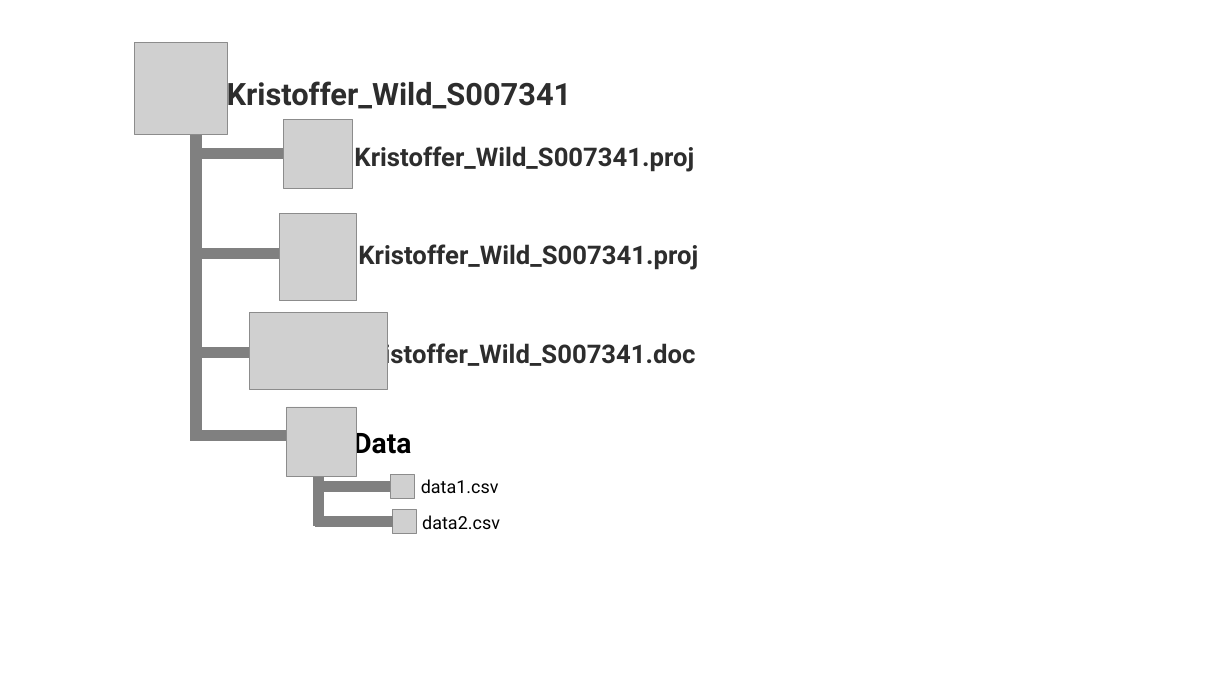
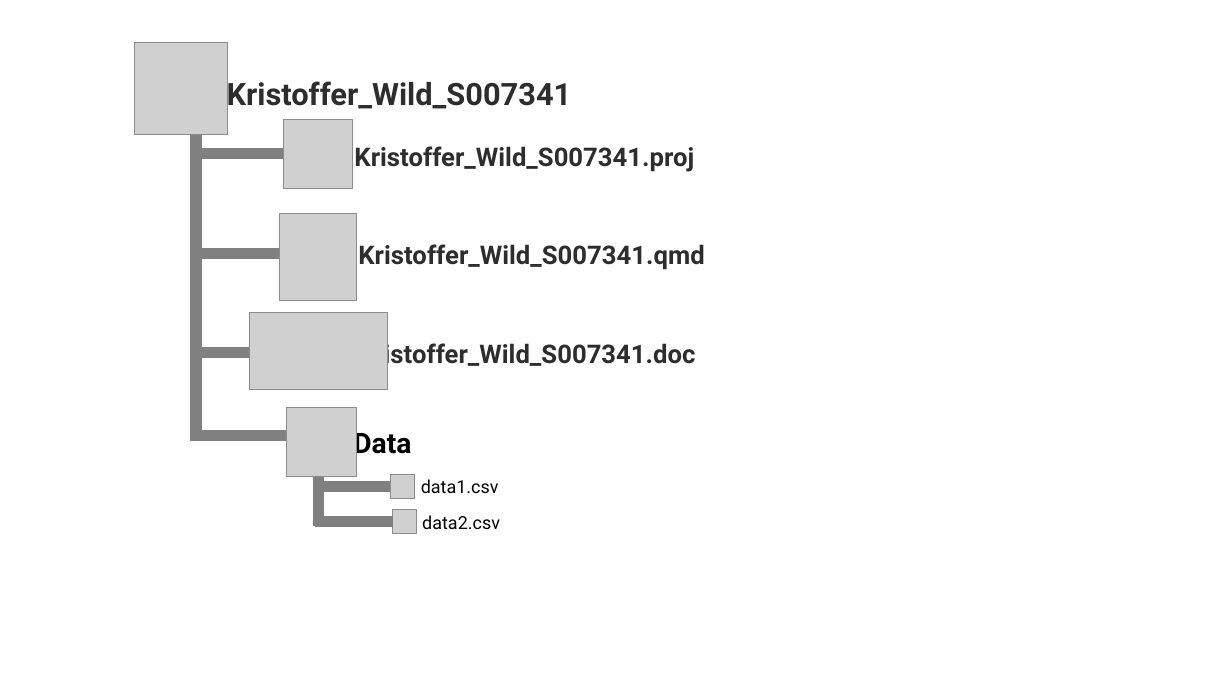
Before and after one commit to kris-wild/BIOL90041, a slide deck: slide 1 of Week_3/Coding_rubric/Image.pptx. Drawn at 1232x693 pixels with LibreOffice and Linux fonts; fonts in the diff are those of the drawing; grey boxes stand for pictures. Boxes give left, top, right and bottom in pixels: in the first picture for what was removed or moved away, otherwise in the second. Text is boxed around its words. In the diff, an @@ line names an element or a change of style, - is before the commit and + after.

```diff
--- a/Week_3/Coding_rubric/Image.pptx
+++ b/Week_3/Coding_rubric/Image.pptx
@@ text at bbox=[358, 244, 704, 270]: text changed @@
-Kristoffer_Wild_S007341.proj
+Kristoffer_Wild_S007341.qmd
```
Also in this commit, not shown: 1 slide added.
